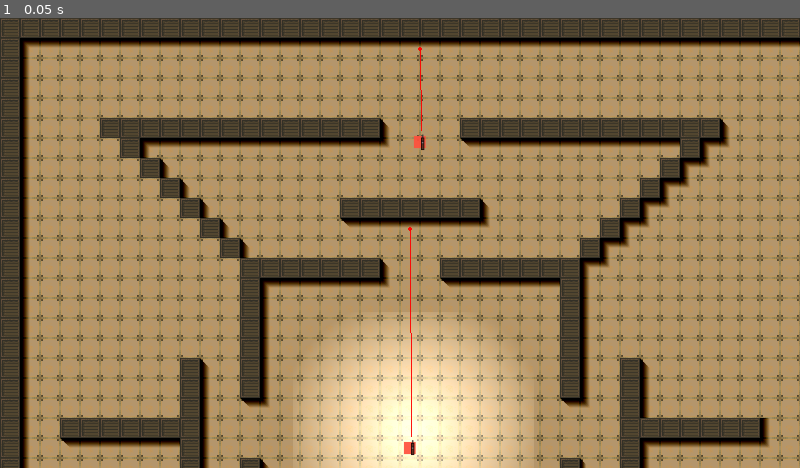
Above: before the commit, frame 1.
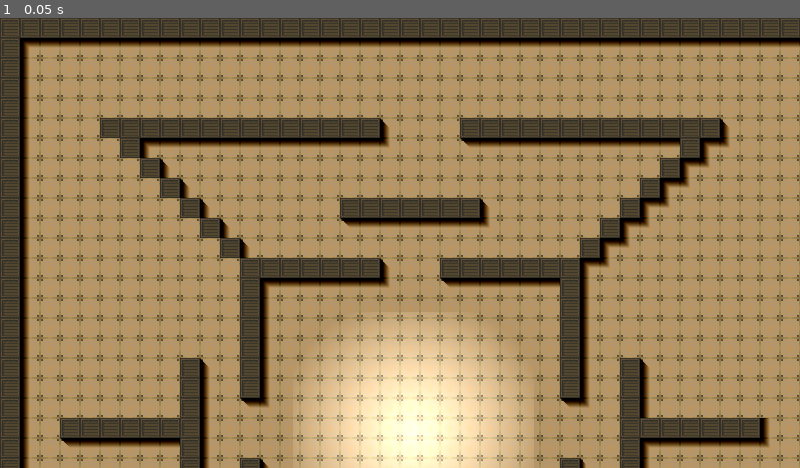
Above: after the commit, the same moment.

Repository: superRaptor911/WarZone_2
Game: Godot game, scene res://Objects/Temp/Node2D.tscn
The game is run twice, just before and just after one commit, with the same random seed, the same clock (stepped at 60 frames per second) and the same inputs. This scene is started directly instead of the project's main scene.
Inputs:
- Up to frame 1 (0.05 s): no input

The runs differ from the first frame. In frame 1, 0.2% of the frame differs, in the area x 50-54%, y 6-98%.

Commit message:
Fixed multiplayer bugs

Diff:
--- a/Menus/HUD/Hud.gd
+++ b/Menus/HUD/Hud.gd
@@ -23,7 +23,10 @@
 
 
 func _on_quit_pressed():
-	network.rpc("kick_player",game_states.player_info.net_id,"Disconnected From Server")
+	if get_tree().is_network_server():
+		network.kick_player(game_states.player_info.net_id,"Disconnected From Server")
+	else:
+		network.rpc_id(1,"kick_player",game_states.player_info.net_id,"Disconnected From Server")
 
 var pause_counter : bool = false
 
--- a/Menus/Inventory/Turrets/AKTurret.gd
+++ b/Menus/Inventory/Turrets/AKTurret.gd
@@ -1,12 +1,34 @@
 extends TextureButton
 signal close_this
+export var main_gun_name : String
+export var turret_desc : String
+
+var turret_info = {
+	name = "Not set",
+	type = "Not_set",
+	damage = 0,
+	ammo = 0,
+	cost = 0,
+	desc = "Not set"
+}
+
+func _set_turret_info(gun):
+	turret_info.name = main_gun_name
+	turret_info.type = main_gun_name + " Turret"
+	turret_info.damage = gun.damage
+	turret_info.ammo = 350
+	turret_info.cost = 1000
+	turret_info.desc = turret_desc
 
 
-func _on_AKTurret_pressed():
-	var turret = load("res://Objects/Weapons/light_turret.tscn").instance()
-	turret.gun_name = "AK47"
-	turret.setup_main_gun()
+func _on_pressed():
+	var turret_gun = game_states.weaponResource.get(main_gun_name).instance()
+	_set_turret_info(turret_gun)
 	var turret_build_menu = load("res://Menus/Inventory/turret_option.tscn").instance()
-	turret_build_menu.turret = turret
+	turret_build_menu.setup_turret_info(turret_info)
+	turret_build_menu.gun_name = main_gun_name
 	get_tree().root.add_child(turret_build_menu)
 	emit_signal("close_this")
+
+func _ready():
+	connect("pressed",self,"_on_pressed")
--- a/Menus/Inventory/inventory_menu.gd
+++ b/Menus/Inventory/inventory_menu.gd
@@ -1,17 +1,23 @@
 extends CanvasLayer
 var user
 
+#get user
 func _ready():
 	_get_user()
 
+#move to turret menu and free self
 func _on_turrets_pressed():
 	get_tree().root.add_child(load("res://Menus/Inventory/turret_menu.tscn").instance())
 	queue_free()
 
+#resume player and free self
 func _on_close_pressed():
 	user.pause_controls(false)
 	queue_free()
 
+#get user that called inventory menu
+#only network master can call inventory func so,
+#user is network master
 func _get_user():
 	var players = get_tree().get_nodes_in_group("User")
 	for p in players:
--- a/Menus/Inventory/turret_menu.gd
+++ b/Menus/Inventory/turret_menu.gd
@@ -1,5 +1,6 @@
 extends CanvasLayer
 
+#move to inventory menu
 func _on_quit_pressed():
 	get_tree().root.add_child(load("res://Menus/Inventory/inventory_menu.tscn").instance())
 	queue_free()
--- a/Menus/Inventory/turret_menu.tscn
+++ b/Menus/Inventory/turret_menu.tscn
@@ -33,6 +33,8 @@
 margin_bottom = 246.011
 texture_normal = ExtResource( 4 )
 script = ExtResource( 5 )
+main_gun_name = "AK47"
+turret_desc = "Cheap and reliable home made turret system"
 
 [node name="Label" type="Label" parent="TextureRect/AKTurret"]
 margin_left = 8.42108
@@ -44,4 +46,3 @@
 text = "AK 47"
 [connection signal="pressed" from="TextureRect/quit" to="." method="_on_quit_pressed"]
 [connection signal="close_this" from="TextureRect/AKTurret" to="." method="_on_AKTurret_close_this"]
-[connection signal="pressed" from="TextureRect/AKTurret" to="TextureRect/AKTurret" method="_on_AKTurret_pressed"]
--- a/Menus/Inventory/turret_option.gd
+++ b/Menus/Inventory/turret_option.gd
@@ -1,23 +1,36 @@
 extends CanvasLayer
 var turret = null
+var user
+var gun_name
 
-var turret_info = {
-	name = "Not set",
-	type = "Not_set",
-	damage = 0,
-	ammo = 0,
-	cost = 0
-}
-
-
-func _setup_turret_info():
-	if turret:
-		turret_info = turret.turret_info
+func setup_turret_info(turret_info):
 	$panel/panel2/name/Label.text += turret_info.name
 	$panel/panel2/type/Label.text += turret_info.type
 	$panel/panel2/damage/Label.text += String(turret_info.damage)
 	$panel/panel2/ammo/Label.text += String(turret_info.ammo)
 	$panel/panel2/cost/Label.text += String(turret_info.cost)
+	$panel/panel_cont/desc_panel/Label.text = turret_info.desc
 
 func _ready():
-	_setup_turret_info()
+	_get_user()
+
+
+func _on_close_pressed():
+	get_tree().root.add_child(load("res://Menus/Inventory/turret_menu.tscn").instance())
+	queue_free()
+
+
+func _on_build_pressed():
+	game_server.build_turret(gun_name,user.position,user.name)
+	user.pause_controls(false)
+	queue_free()
+
+#get user that called inventory menu
+#only network master can call inventory func so,
+#user is network master
+func _get_user():
+	var players = get_tree().get_nodes_in_group("User")
+	for p in players:
+		if p.is_network_master():
+			user = p
+			return
--- a/Menus/Inventory/turret_option.tscn
+++ b/Menus/Inventory/turret_option.tscn
@@ -8,8 +8,14 @@
 [ext_resource path="res://Menus/Inventory/label2.png" type="Texture" id=6]
 [ext_resource path="res://new_font.tres" type="DynamicFont" id=7]
 [ext_resource path="res://Menus/Inventory/label3.png" type="Texture" id=8]
+[ext_resource path="res://Antaro.ttf" type="DynamicFontData" id=9]
+
+[sub_resource type="DynamicFont" id=1]
+size = 22
+font_data = ExtResource( 9 )
 
 [node name="turret_option" type="CanvasLayer"]
+layer = 3
 script = ExtResource( 1 )
 
 [node name="panel" type="TextureRect" parent="."]
@@ -37,6 +43,7 @@
 expand = true
 
 [node name="panel2" type="TextureRect" parent="panel"]
+editor/display_folded = true
 margin_left = 676.002
 margin_top = 85.3365
 margin_right = 1222.0
@@ -130,7 +137,6 @@
 text = "Cost  :"
 
 [node name="build" type="TextureButton" parent="panel"]
-editor/display_folded = true
 margin_left = 201.467
 margin_top = 565.219
 margin_right = 420.467
@@ -164,10 +170,11 @@
 expand = true
 
 [node name="Label" type="Label" parent="panel/panel_cont/desc_panel"]
-margin_left = 13.7865
-margin_top = 8.91998
-margin_right = 1445.79
-margin_bottom = 308.92
-rect_scale = Vector2( 0.3, 0.3 )
-custom_fonts/font = ExtResource( 7 )
+margin_left = 14.0
+margin_top = 9.0
+margin_right = 454.0
+margin_bottom = 104.0
+custom_fonts/font = SubResource( 1 )
 text = "Desc Here"
+[connection signal="pressed" from="panel/close" to="." method="_on_close_pressed"]
+[connection signal="pressed" from="panel/build" to="." method="_on_build_pressed"]
--- a/Menus/Lobby/Lobby.gd
+++ b/Menus/Lobby/Lobby.gd
@@ -1,7 +1,7 @@
 extends CanvasLayer
 
-var _selected_game_mode
-var _selected_level
+var _selected_game_mode = -1
+var _selected_level = -1
 
 func _ready():
 	network.connect("player_list_changed", self, "_on_player_list_changed")
--- a/Network/game_states.gd
+++ b/Network/game_states.gd
@@ -51,7 +51,8 @@
 var weaponResource = {
 	default_gun = preload("res://Objects/Weapons/Gun.tscn"),
 	AK47 = preload("res://Objects/Weapons/AK47.tscn"),
-	MP5 = preload("res://Objects/Weapons/MP5.tscn")
+	MP5 = preload("res://Objects/Weapons/MP5.tscn"),
+	Turret = preload("res://Objects/Weapons/light_turret.tscn")
 }
 
 #player data/stats
--- a/Network/network.gd
+++ b/Network/network.gd
@@ -91,11 +91,14 @@
 	emit_signal("player_list_changed")
 
 
-master func kick_player(net_id, reason):
-	rpc_id(net_id,"kicked", reason)
-	get_tree().network_peer.disconnect_peer(net_id)
+remote func kick_player(net_id, reason):
 	if get_tree().is_network_server():
-		_close_server()
+		if net_id == 1:
+			_close_server()
+		else:
+			rpc_id(net_id,"kicked", reason)
+			get_tree().network_peer.disconnect_peer(net_id)
+
 
 remote func kicked(reason):
 	print("You have been kicked from the server, reason: ", reason)
--- /dev/null
+++ b/Network/server.gd
@@ -0,0 +1,28 @@
+extends Node
+#holds index of turret
+#it acts as an unique id
+var _turret_index : int  = 0
+
+remote func _build_turret(type,pos,pl_name,turret_name):
+	print("func _build_turret called")
+	var turret = game_states.weaponResource.Turret.instance()
+	turret.position = pos
+	turret.gun_name = type
+	turret.set_name(turret_name)
+	var players = get_tree().get_nodes_in_group("User")
+
+	for p in players:
+		if p.name == pl_name:
+			turret.maker = p
+			break
+	var lvl = get_tree().get_nodes_in_group("Level")[0]
+	lvl.add_child(turret)
+
+remote func build_turret(type,pos,pl_name):
+	if get_tree().is_network_server():
+		_turret_index += 1
+		var turret_name = "turret_" + String(_turret_index)
+		_build_turret(type,pos,pl_name,turret_name)
+		rpc("_build_turret",type,pos,pl_name,turret_name)
+	else:
+		rpc_id(1,"build_turret",type,pos,pl_name)
--- a/Objects/Monsters/Monster.gd
+++ b/Objects/Monsters/Monster.gd
@@ -72,6 +72,8 @@
 
 #checks visibility of player/target
 func _is_target_visible() ->bool:
+	if not target:
+		return false
 	var space_state = get_world_2d().direct_space_state
 	var result = space_state.intersect_ray(global_position, target.global_position,[self], collision_mask)
 	if result:
--- a/Objects/Monsters/hunter.gd
+++ b/Objects/Monsters/hunter.gd
@@ -56,8 +56,14 @@
 			var plasma_attack = fire_ball.instance()
 			plasma_attack.create_fire_ball($hand.global_position,rotation,self)
 			get_tree().root.add_child(plasma_attack)
+			rpc("_create_fire_ball")
 			$attk_dl.start()
 
+
+remote func _create_fire_ball():
+	var plasma_attack = fire_ball.instance()
+	plasma_attack.create_fire_ball($hand.global_position,rotation,self)
+	get_tree().root.add_child(plasma_attack)
 
 
 func _on_attk_dl_timeout():
--- a/Objects/Temp/Node2D.tscn
+++ b/Objects/Temp/Node2D.tscn
@@ -1,8 +1,7 @@
-[gd_scene load_steps=4 format=2]
+[gd_scene load_steps=3 format=2]
 
 [ext_resource path="res://Objects/Temp/Node2D.gd" type="Script" id=1]
 [ext_resource path="res://Objects/Temp/TestMap.tscn" type="PackedScene" id=2]
-[ext_resource path="res://Objects/Weapons/light_turret.tscn" type="PackedScene" id=3]
 
 [node name="node" type="Node2D"]
 script = ExtResource( 1 )
@@ -23,13 +22,3 @@
 
 [node name="Node2D2" type="Node2D" parent="."]
 position = Vector2( 1213, 487 )
-
-[node name="light_turret" parent="." instance=ExtResource( 3 )]
-position = Vector2( 656.481, 687.649 )
-
-[node name="light_turret2" parent="." instance=ExtResource( 3 )]
-position = Vector2( 675.961, 1114.26 )
-gun_name = "MP5"
-
-[node name="light_turret3" parent="." instance=ExtResource( 3 )]
-position = Vector2( 672.065, 198.698 )
--- a/Objects/Weapons/Gun.gd
+++ b/Objects/Weapons/Gun.gd
@@ -15,7 +15,7 @@
 var current_zoom : float = 0.75
 var projectile = preload("res://Objects/Weapons/Projectile.tscn")
 var ready_to_fire : bool = true
-var gun_user
+var gun_user = null
 var rounds_left : int
 var recoil : float = 0
 var reloading : bool = false
@@ -26,7 +26,9 @@
 
 func _ready():
 	rounds_left = rounds_in_clip
-	gun_user = get_parent()
+	#if it does not have parent/user then force get parent
+	if not gun_user:
+		gun_user = get_parent()
 	laser_sight = game_states.game_settings.laser_targeting
 
 
--- a/Objects/Weapons/light_turret.tscn
+++ b/Objects/Weapons/light_turret.tscn
@@ -17,13 +17,9 @@
 export var portrait_img : Texture
 var main_gun = null
 
-var turret_info = {
-	name = \"Not set\",
-	type = \"Not_set\",
-	damage = 0,
-	ammo = 0,
-	cost = 0
-}
+#player who created this turret
+var maker = null
+
 
 #only server controls the turret
 #initiate  turret systems
@@ -33,19 +29,13 @@
 		$target_update.start()
 		$update.start()
 
-func _setup_turret_info():
-	turret_info.name = gun_name + \" turret\"
-	turret_info.type = main_gun.gun_type + \" turret\"
-	turret_info.damage = String(main_gun.damage)
-	turret_info.ammo = String(350)
-	turret_info.cost = String(1000)
-
 func setup_main_gun():
 	if not main_gun:
 		main_gun = game_states.weaponResource[gun_name].instance()
 		main_gun.position = Vector2(0,0)
+		main_gun.gun_user = maker
 		add_child(main_gun)
-		_setup_turret_info()
+
 
 #get collect monsters entered the detector
 func _on_detector_body_entered(body):
--- a/project.godot
+++ b/project.godot
@@ -52,6 +52,7 @@
 
 game_states="*res://Network/game_states.gd"
 network="*res://Network/network.gd"
+game_server="*res://Network/server.gd"
 
 [display]
 
Not shown: 1 places in Menus/Inventory/turret_option.tscn that only renumber resources
Not shown, changed: log.txt
Not shown, changed: project_info.txt
